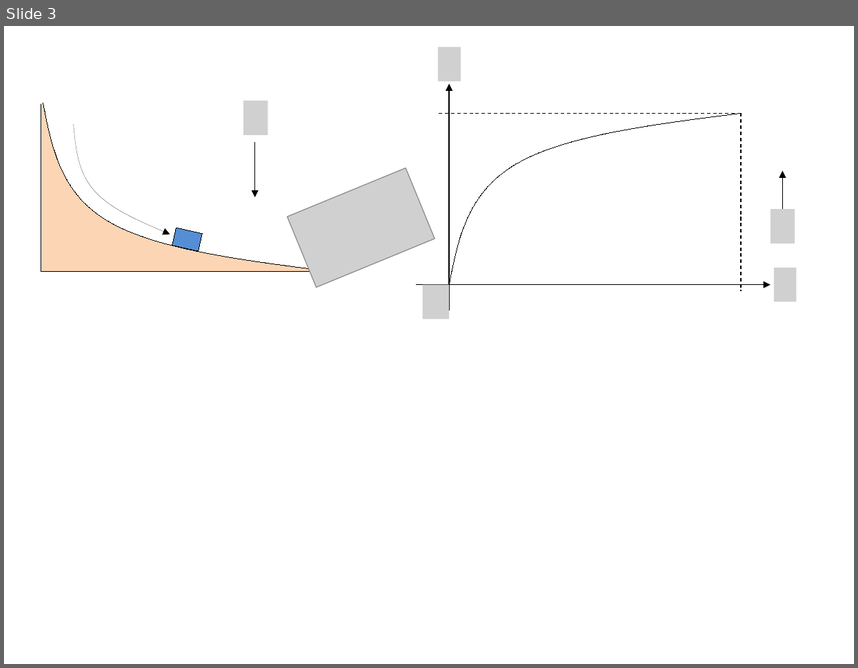
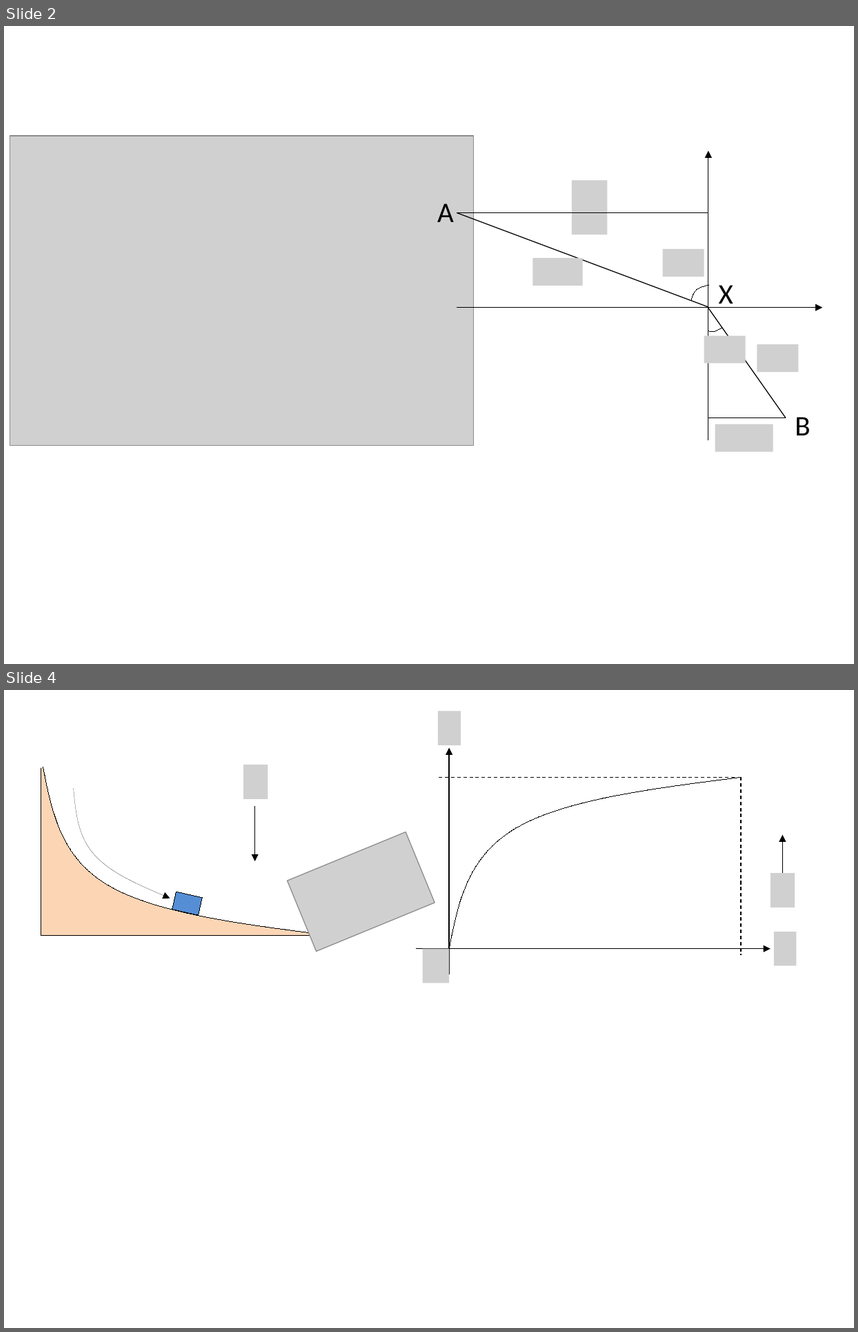
Before and after one commit to kaityo256/classical_mechanics, a slide deck: variational_principle/fig/fig.pptx. Shown one above the other, each under a label of ours: slide 3 before the commit, slides 2 and 4 after it; the slides between them are not shown. The pictures are 858x668 and 858x1332 pixels, drawn with LibreOffice and Linux fonts; fonts in the diff are those of the drawing; grey boxes stand for pictures. Boxes give left, top, right and bottom in pixels: in the first picture for what was removed or moved away, otherwise in the second. Text is boxed around its words. In the diff, an @@ line names an element or a change of style, - is before the commit and + after.

```diff
--- a/variational_principle/fig/fig.pptx
+++ b/variational_principle/fig/fig.pptx
@@ slide 2 added at (4,26,854,664), background #FFFFFF @@
@@ picture added at (10,136,473,445) @@
@@ group added at (437,151,822,451): 6 pictures, 4 lines, 3 texts, 2 arrows, 2 freeform shapes @@
+A
+B
+X
@@ what was slide 3 is now slide 4 @@
```
Also in this commit, not shown: 2 slides changed, 3 other files.
